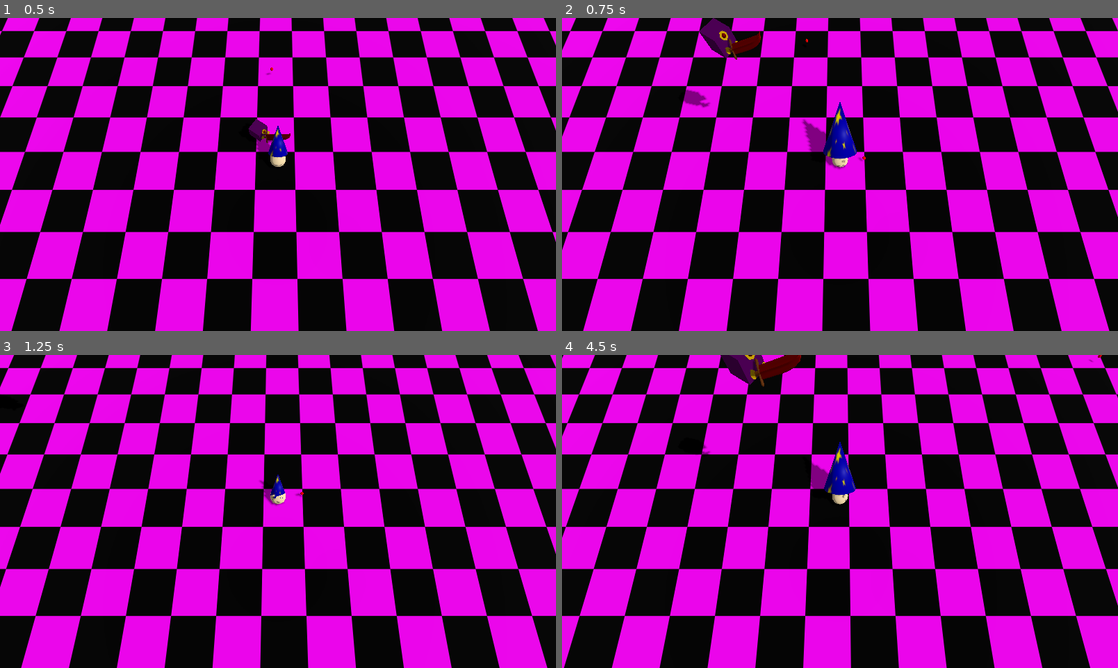
Above: before the commit, frames 1-4 (two rows, left to right).
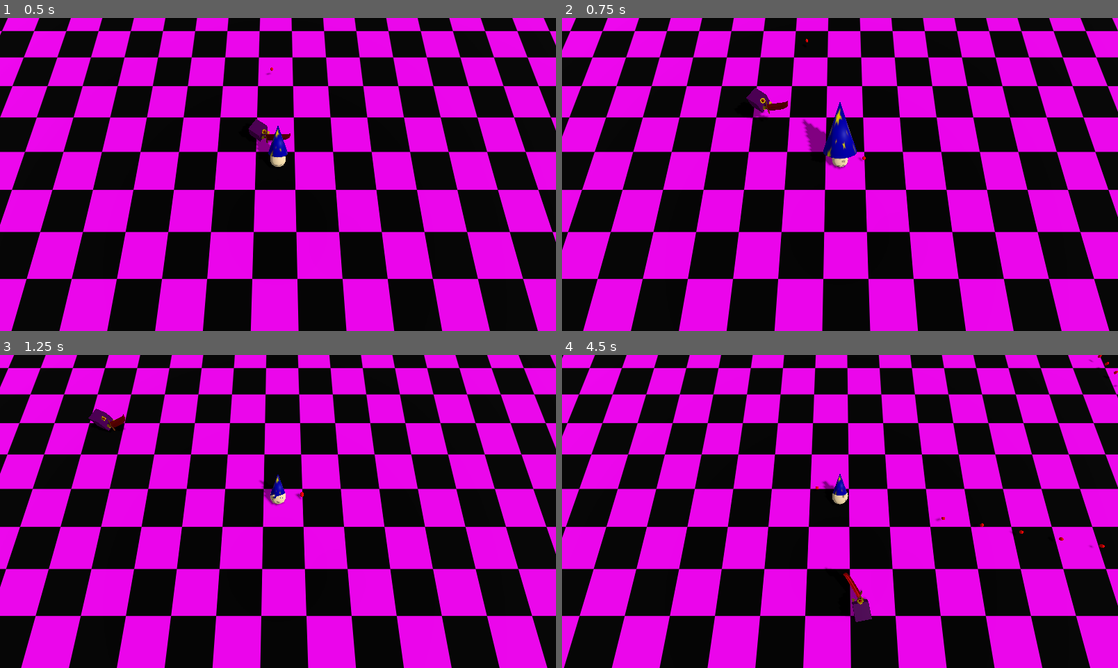
Above: after the commit, the same moments.

Repository: luce-ventress/no-mercy-bgj-2025
Game: Godot game, scene res://Maps/Level1.tscn
Same seed, same stepped clock (60 frames per second), same inputs: the game is played once before the commit and once after it. Sound files missing from this copy of the repository are replaced by a short silence.
Inputs (mouse positions are in pixels of both pictures, inside the frame that each line leads up to):
- Up to frame 1 (0.5 s): no input
- Up to frame 2 (0.75 s): move the mouse to (962, 158) at 0.52 s; press the mouse at (962, 158) at 0.53 s; hold D (player_right) from 0.53 s (still down)
- Up to frame 3 (1.25 s): keep holding D (player_right)
- Up to frame 4 (4.5 s): move the mouse to (728, 527) at 1.27 s; release D (player_right) at 1.28 s; release the mouse at (728, 527) at 1.28 s; hold S (player_backward) 1.28-2.03 s; click (728, 527) at 1.35 s; move the mouse to (895, 442) at 2.02 s; press the mouse at (895, 442) at 2.03 s; hold D (player_right) 2.03-2.78 s; move the mouse to (812, 574) at 2.77 s; release the mouse at (812, 574) at 2.78 s; hold W (player_forward) 2.78-3.53 s; click (812, 574) at 2.85 s; move the mouse to (1006, 558) at 3.52 s; press the mouse at (1006, 558) at 3.53 s; hold A (player_left) from 3.53 s (still down); move the mouse to (673, 464) at 4.27 s; release the mouse at (673, 464) at 4.28 s; click (673, 464) at 4.35 s

Frame 1 is identical in both runs. In frame 2, 1.2% of the frame differs, in the area x 21-55%, y 0-46%; in frame 3, 0.3%; in frame 4, 2.0%, in the area x 24-100%, y 0-86%.

Commit message:
added enemy health and death with animations

Diff:
--- a/Scenes/Enemies/MeleeEnemyPawn.tscn
+++ b/Scenes/Enemies/MeleeEnemyPawn.tscn
@@ -55,7 +55,7 @@
 collision_mask = 4
 script = ExtResource("3_4ci8v")
 pushBack = 10.0
-pushUp = 20.0
+pushUp = 5.0
 
 [node name="SwordShape" type="CollisionShape3D" parent="SwordArea"]
 transform = Transform3D(0.93593, 0, 0.352185, 0, 1, 0, -0.352185, 0, 0.93593, -1.36499, 0.679212, 0.233927)
--- a/Scripts/Enemies/EnemyHealth.gd
+++ b/Scripts/Enemies/EnemyHealth.gd
@@ -2,9 +2,15 @@
 
 @export var HealthPoints: float = 100
 
+@onready var root = owner.get_parent().get_node(".")
 @onready var movement = owner.get_node("EnemyMovement")
+@onready var mesh = owner.get_node("NoMercy_Enemy_Melee")
+
+var tween
 
 func _on_hit_area_area_entered(area: Area3D) -> void:
+	if HealthPoints <= 0:
+		return
 	if $MeleeEnemyHit.is_playing() == false:
 		$MeleeEnemyHit.play()
 
@@ -13,11 +19,30 @@
 	reduce_health(damaged_amount)
 
 func get_damage() -> float:
-
-	return 10.0
+	return PlayerStats.PlayerDamage
 
 func reduce_health(amount: float):
-	pass
+	HealthPoints -= amount;
+	hit_anim()
+	if HealthPoints <= 0:
+		die()
 
 func die():
-	pass
+	print("monster die")
+	movement.IsDead = true
+	death_anim()
+
+func hit_anim():
+	if tween:
+		tween.kill() # Abort the previous animation.
+	tween = get_tree().create_tween()
+	tween.tween_property(mesh, "scale", Vector3(1.33, 1.33, 1.33), 0.05)
+	tween.tween_property(mesh, "scale", Vector3(1, 1, 1), 0.05)
+
+func death_anim():
+	if tween:
+		tween.kill() # Abort the previous animation.
+	tween = get_tree().create_tween()
+	tween.tween_property(mesh, "rotation", Vector3(-PI/2, 0, -PI/2), 0.3)
+	tween.tween_property(mesh, "scale", Vector3(0.1, 0.1, 0.1), 1).set_trans(Tween.TRANS_EXPO)
+	tween.tween_callback(owner.queue_free)
--- a/Scripts/Enemies/EnemyMovement.gd
+++ b/Scripts/Enemies/EnemyMovement.gd
@@ -9,7 +9,12 @@
 
 var externalImpulse: Vector3
 
+var IsDead: bool = false
+
 func _physics_process(delta: float) -> void:
+	if IsDead:
+		return
+
 	var toPlayerDir = characterBody.position.direction_to(PlayerPawn.position).normalized()
 	toPlayerDir.y = 0
 
@@ -30,16 +35,25 @@
 	externalImpulse = Vector3(0, 0, 0)
 
 func report_got_hit(pushBack: float):
+	if IsDead:
+		return
+
 	var backwards = characterBody.transform.basis.x.normalized()
 	var pushbackImpulse = (backwards * pushBack * PlayerStats.EnemyPushbackStrengthMult)
 	externalImpulse = pushbackImpulse
 
 func report_hit_other(pushBack: float, pushUp: float):
+	if IsDead:
+		return
+
 	var backwards = characterBody.transform.basis.x.normalized()
 	var pushbackImpulse = (backwards * pushBack * PlayerStats.EnemyPushbackStrengthMult) + Vector3(0, pushUp * PlayerStats.EnemyPushUpStrengthMult, 0);
 	externalImpulse = pushbackImpulse
 
 func rotate_towards_player(toPlayerDir: Vector3, delta: float):
+	if IsDead:
+		return
+
 	var myForward: Vector3 = (-characterBody.get_global_transform().basis.x).normalized()
 	myForward.y = 0
 	var toPlayerAngle: float = myForward.angle_to(toPlayerDir)
--- a/Scripts/Game/PlayerStats.gd
+++ b/Scripts/Game/PlayerStats.gd
@@ -1,13 +1,13 @@
 extends Node
 
-var PlayerDamage: float = 1
+var PlayerDamage: float = 10
 var PlayerSpeed: float = 1 #used
-var PlayerShotCooldown: float = 1 #used
+var PlayerShotCooldown: float = 0.1 #used
 var PlayerProjectilesPerShot: float = 1
 var PlayerProjectileSpread: float = 0
 var EnemySpeedMult: float = 1 #used
 var EnemyRotSpeedMult: float = 1 #used
-var PlayerGravityScale: float = 1
+var PlayerGravityScale: float = 1 #used
 var EnemyGravityScale: float = 1 #used
 var EnemyDamageMult: float = 1
 var EnemyProjectileSpeedMult: float = 1
--- a/Scripts/Player/PlayerHealth.gd
+++ b/Scripts/Player/PlayerHealth.gd
@@ -13,6 +13,6 @@
 	player_hat.shrink_hat()
 	health_points -= 1
 	if	(health_points <= 0):
-		print("die")
+		print("player die")
 		root.remove_child(owner)
 		queue_free()
